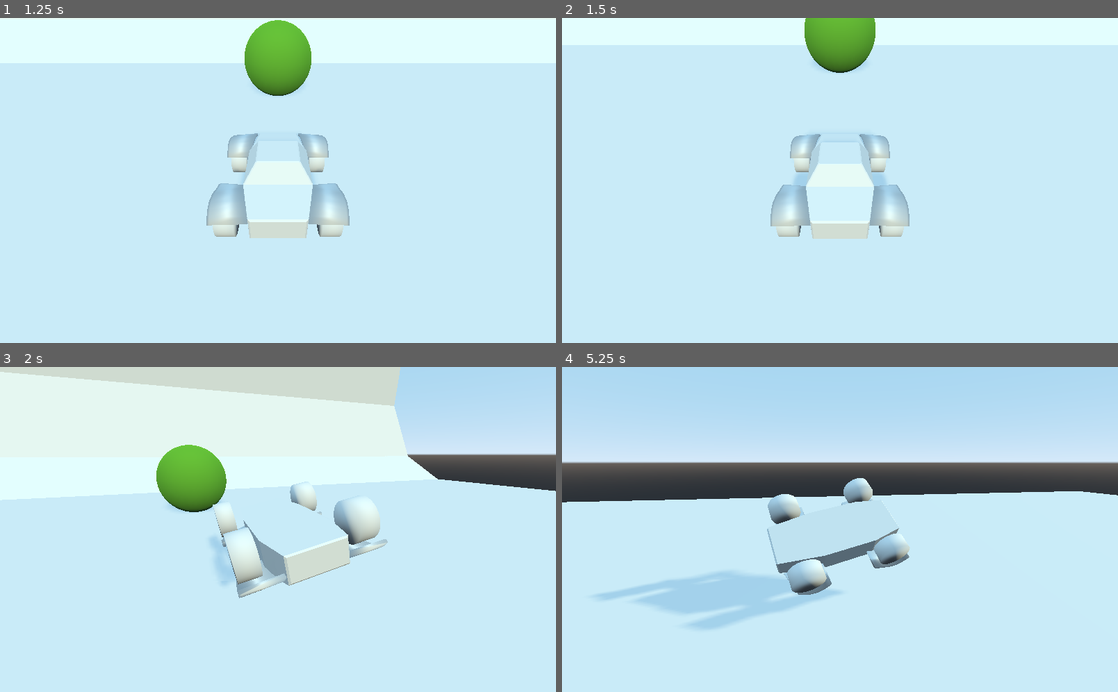
Above: before the commit, frames 1-4 (two rows, left to right).
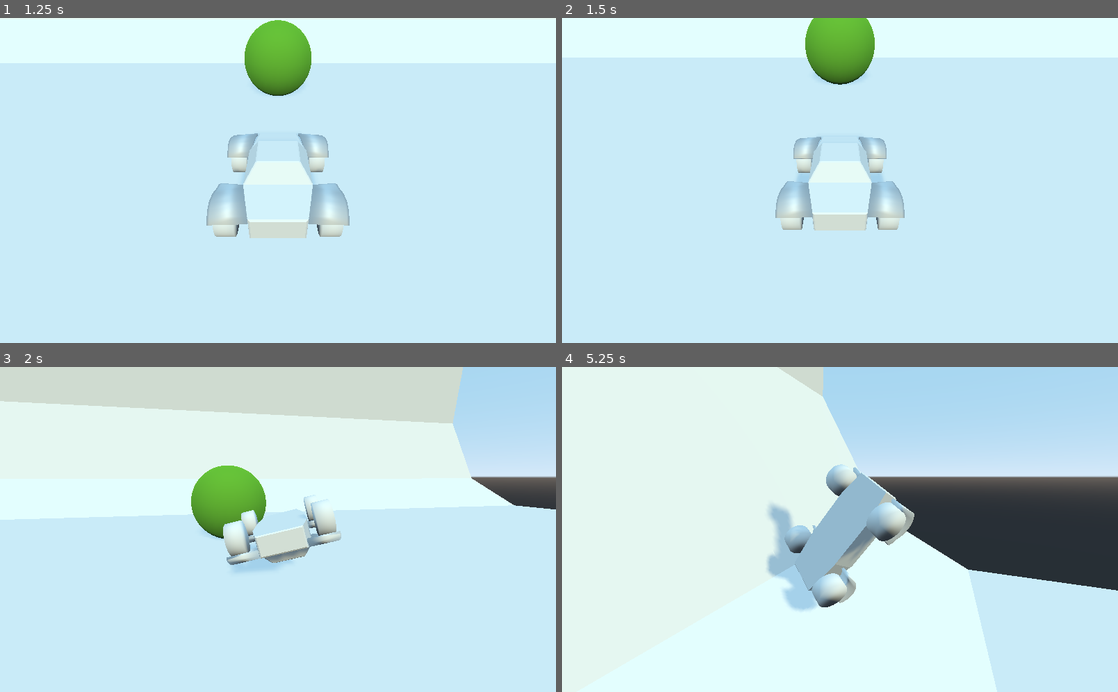
Above: after the commit, the same moments.

Repository: Lurkki14/TorpedoAlliance
Game: Godot game, scene res://menus/MainMenu.tscn
The game is run twice, just before and just after one commit, with the same random seed, the same clock (stepped at 60 frames per second) and the same inputs. The project has no main scene, so this scene is started directly.
Inputs (mouse positions are in pixels of both pictures, inside the frame that each line leads up to):
- Up to frame 1 (1.25 s): click "PLAY" at 0.5 s
- Up to frame 2 (1.5 s): move the mouse to (962, 164) at 1.27 s; press the mouse at (962, 164) at 1.28 s; hold E (car_roll_right) from 1.28 s (still down)
- Up to frame 3 (2 s): keep holding E (car_roll_right); right-click (400, 513) at 1.52 s; right-click (400, 513) at 1.55 s; right-click (400, 513) at 1.82 s
- Up to frame 4 (5.25 s): move the mouse to (728, 545) at 2.02 s; release E (car_roll_right) at 2.03 s; release the mouse at (728, 545) at 2.03 s; hold Q (car_roll_left) 2.03-2.78 s; right-click (728, 545) at 2.1 s; right-click (728, 545) at 2.27 s; click (728, 545) at 2.3 s; right-click (728, 545) at 2.57 s; move the mouse to (895, 458) at 2.77 s; press the mouse at (895, 458) at 2.78 s; hold E (car_roll_right) 2.78-3.53 s; right-click (895, 458) at 3.05 s; move the mouse to (812, 594) at 3.52 s; release the mouse at (812, 594) at 3.53 s; hold W (car_accelerate) 3.53-4.28 s; click (812, 594) at 3.6 s; right-click (812, 594) at 3.77 s; right-click (812, 594) at 4.07 s; move the mouse to (1006, 578) at 4.27 s; hold Q (car_roll_left) from 4.28 s (still down); right-click (1006, 578) at 4.35 s; right-click (1006, 578) at 4.52 s; right-click (1006, 578) at 4.82 s; move the mouse to (673, 480) at 5.02 s; click (673, 480) at 5.1 s

Frame 1 is identical in both runs. In frame 2, 6.2% of the frame differs, in the area x 0-100%, y 0-68%; in frame 3, 23%; in frame 4, 73%, in the area x 0-100%, y 0-100%.

Commit message:
add boost to car

Diff:
--- a/VehicleBody.gd
+++ b/VehicleBody.gd
@@ -13,6 +13,9 @@
 
 var steer_angle = 0
 var steer_target = 0
+
+const BOOST_FORCE = 50
+const MAX_VELOCITY = 20
 
 var pitch_force = 400
 var refspeed = 10
@@ -34,6 +37,11 @@
 	var downforce_prc = sig(velocity.length() / refspeed)
 	var downforce_mult = -max_downforce * downforce_prc
 	return basis * downforce_mult
+
+func boost(basis : Vector3) -> Vector3:
+	if get_linear_velocity().length() > MAX_VELOCITY:
+		return Vector3(0, 0, 0)
+	return basis * BOOST_FORCE
 
 func countertorque() -> Vector3:
 	# FIXME reported angular velocity seems to reach infinity in some cases
@@ -65,13 +73,17 @@
 	return true
 
 func _physics_process(delta):
-	print(car_jump)
+	#print(car_jump)
 
 	if get_contact():
 		apply_central_impulse(downforce(get_linear_velocity(), get_global_transform().basis.y))
-		print("downforce: ", downforce(get_linear_velocity(), get_global_transform().basis.y))
+		#print("downforce: ", downforce(get_linear_velocity(), get_global_transform().basis.y))
 
 	var fwd_mps = transform.basis.xform_inv(linear_velocity).x
+
+	if Input.is_action_pressed("car_boost"):
+		print(boost(get_global_transform().basis.z))
+		apply_central_impulse(boost(get_global_transform().basis.z))
 
 	if Input.is_action_just_pressed("car_jump") and car_jump > 0:
 		var y_basis = get_global_transform().basis.y
--- a/project.godot
+++ b/project.godot
@@ -76,6 +76,11 @@
 "events": [ Object(InputEventKey,"resource_local_to_scene":false,"resource_name":"","device":0,"alt":false,"shift":false,"control":false,"meta":false,"command":false,"pressed":false,"scancode":69,"unicode":0,"echo":false,"script":null)
  ]
 }
+car_boost={
+"deadzone": 0.5,
+"events": [ Object(InputEventMouseButton,"resource_local_to_scene":false,"resource_name":"","device":-1,"alt":false,"shift":false,"control":false,"meta":false,"command":false,"button_mask":0,"position":Vector2( 0, 0 ),"global_position":Vector2( 0, 0 ),"factor":1.0,"button_index":1,"pressed":false,"doubleclick":false,"script":null)
+ ]
+}
 
 [rendering]
 
